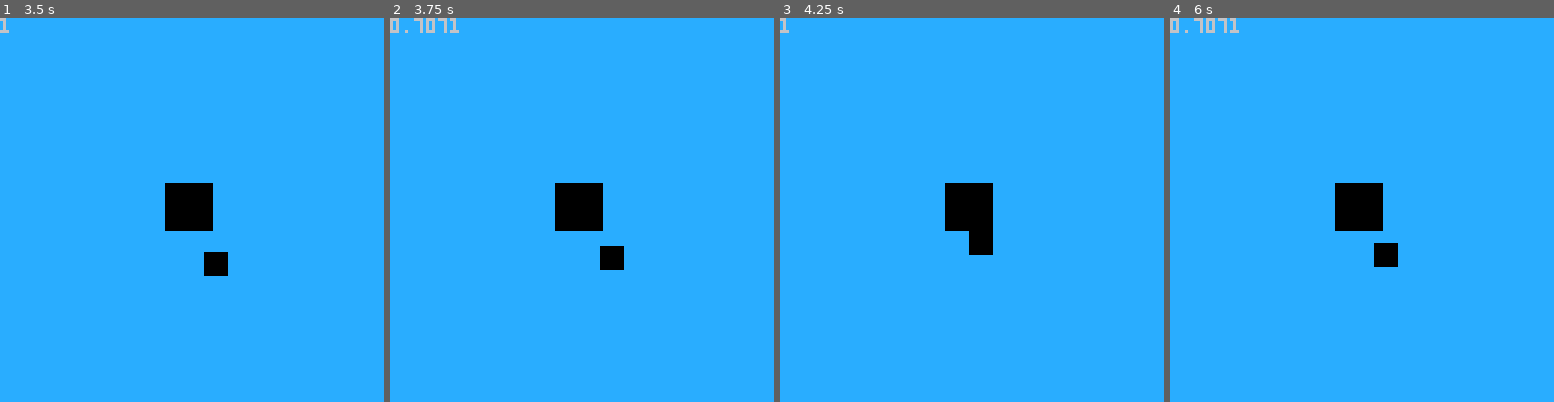
Above: before the commit, frames 1-4 (left to right).
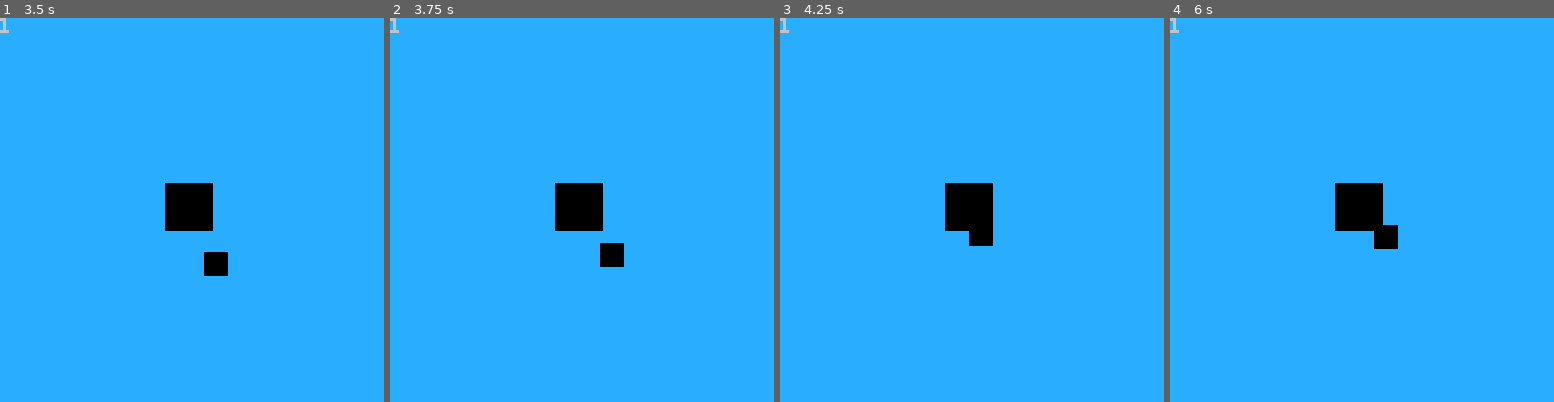
Above: after the commit, the same moments.

Repository: Durimango/pico8Development
Game: PICO-8 cartridge catBoat/catBoat.p8
The game is run twice, just before and just after one commit, with the same random seed, the same clock (stepped at 60 frames per second) and the same inputs.
Inputs:
- Up to frame 1 (3.5 s): hold Right 1.6-2.1 s; hold Up 2.15-2.42 s; hold Right 2.47-3.03 s; hold Left from 3.08 s (still down)
- Up to frame 2 (3.75 s): release Left at 3.58 s; hold Down from 3.63 s (still down)
- Up to frame 3 (4.25 s): release Down at 3.97 s; hold Right from 4.02 s (still down)
- Up to frame 4 (6 s): release Right at 4.68 s; hold Up 4.73-5.03 s; hold Left 5.08-5.68 s; hold Down from 5.73 s (still down)

Frame 1 is identical in both runs. In frame 2, 0.4% of the frame differs, in the area x 0-61%, y 0-66%; in frame 3, 0.1%; in frame 4, 0.8%, in the area x 0-60%, y 0-65%.

Commit message:
Update 0.1.1
Fixed a bug with the movement.
Going down was set to reduce speed.

Diff:
--- a/catBoat/gameLogic.lua
+++ b/catBoat/gameLogic.lua
@@ -50,10 +50,10 @@
 
 function _move()
 
-    if (btn(0) and btn(2) or btn(3)) then
-        plr.speed = sqrt(2)/2
-    elseif (btn(1) and btn(2) or btn(3)) then
-        plr.speed = sqrt(2)/2
+    if (btn(0) and btn(2) or btn(0) and btn(3)) then
+        plr.speed = sqrt(2)/2 * plr.maxSpeed
+    elseif (btn(1) and btn(2) or btn(1) and btn(3)) then
+        plr.speed = sqrt(2)/2 * plr.maxSpeed
     else
         plr.speed = plr.maxSpeed
     end
